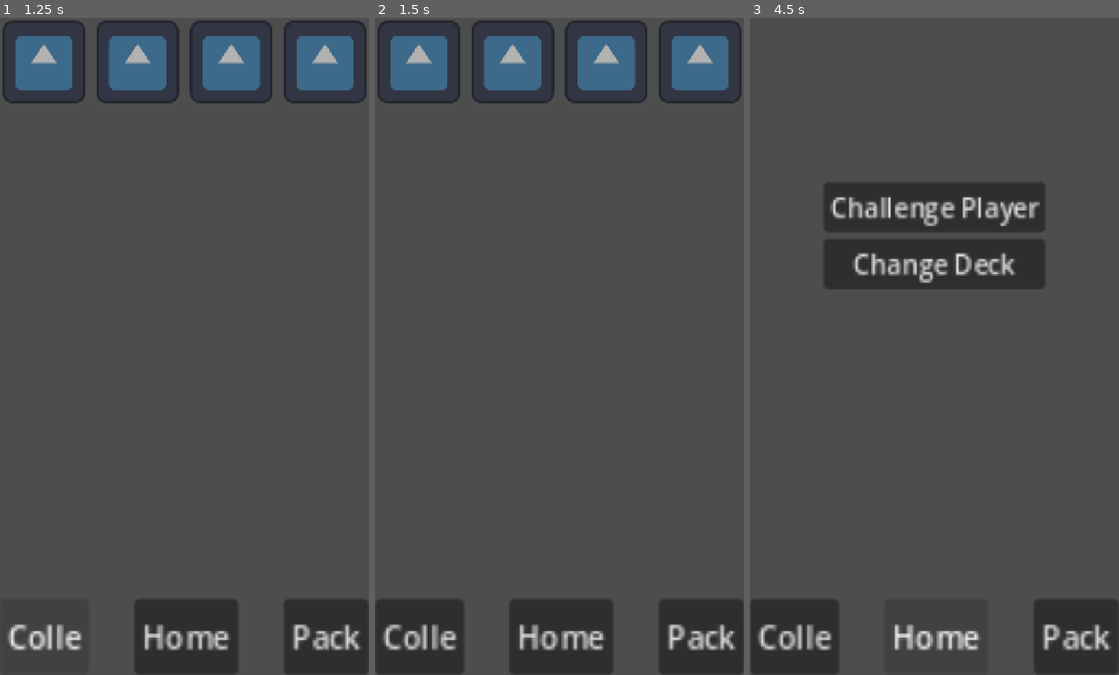
Above: before the commit, frames 1-3 (left to right).
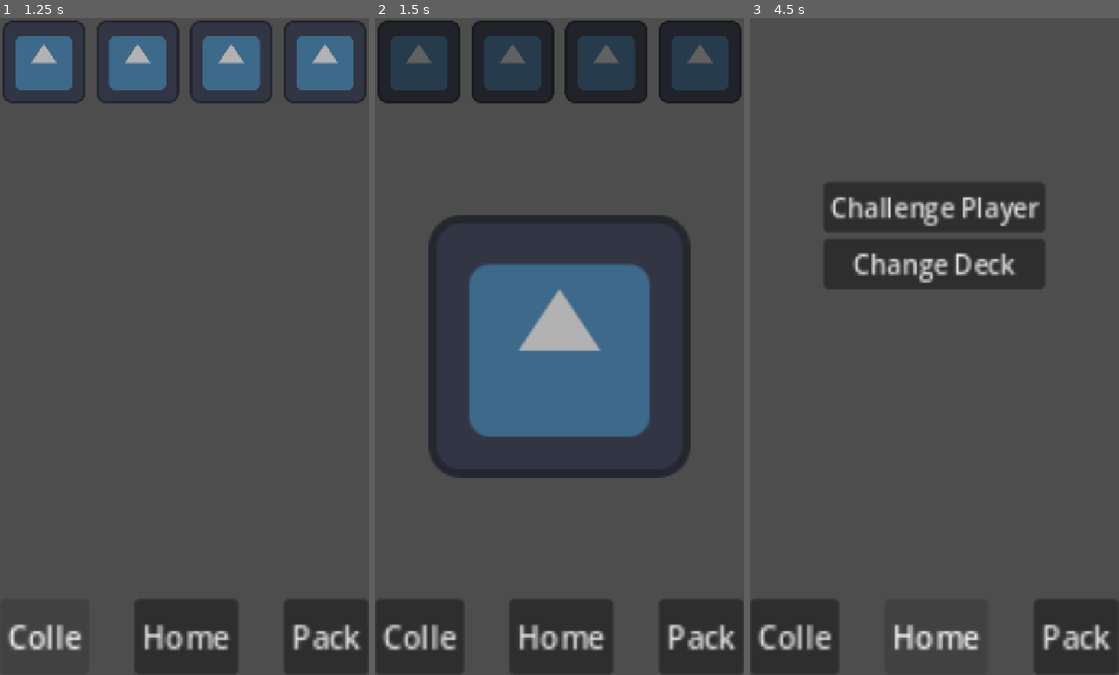
Above: after the commit, the same moments.

Repository: Simon-Kahre/nTCG
Game: Godot game, scene res://scenes/testingEnv.tscn
Same seed, same stepped clock (60 frames per second), same inputs: the game is played once before the commit and once after it.
Inputs (mouse positions are in pixels of both pictures, inside the frame that each line leads up to):
- Up to frame 1 (1.25 s): click "Colle" at 0.5 s
- Up to frame 2 (1.5 s): click (419, 63) at 1.27 s
- Up to frame 3 (4.5 s): click (886, 63) at 2.02 s; click (982, 63) at 2.77 s; click (1074, 63) at 3.52 s; click "Home" at 4.25 s

Frame 1 is identical in both runs. In frame 2, 38% of the frame differs, in the area x 1-99%, y 0-70%; in frame 3, nothing differs.

Commit message:
Make card enlarge when clicked/inspected

Diff:
--- a/trading-card-game/scripts/collection.gd
+++ b/trading-card-game/scripts/collection.gd
@@ -4,6 +4,8 @@
 var pressColor: StyleBoxFlat = preload("res://assets/styleBox/collectionButton.tres")
 var emptyColor: StyleBoxEmpty = preload("res://assets/styleBox/collectionButtonEmpty.tres")
 @onready var grid: GridContainer = $GridContainer
+
+var inspecting: bool = false
 
 func _ready() -> void:
 	allCards = get_parent().allCards
@@ -13,14 +15,14 @@
 		var createdCard = card.instantiate()
 		var sprite: Sprite2D = createdCard.get_child(0)
 		var button = Button.new()
-		if not card in collectedCards:
-			button.add_theme_color_override("icon_normal_color", Color(0.8,0.8,0.8,0.8 ))
-			button.add_theme_color_override("icon_hover_color", Color(0.8,0.8,0.8,0.8 ))
-			button.add_theme_color_override("icon_pressed_color", Color(0.8,0.8,0.8,0.8 ))
+		if card in collectedCards:
+			set_icon_colors(button, 1)
+		else:
+			set_icon_colors(button, 0.8)
+
 		button.set_button_icon(sprite.texture)
 
 		override_styleboxes(button)
-		button.add_theme_stylebox_override("pressed", pressColor)
 		button.pressed.connect(enlarge_icon.bind(button))
 		self.get_child(0).add_child(button)
 		createdCard.queue_free()
@@ -29,13 +31,38 @@
 	var screenSize = get_viewport_rect()
 	grid.scale = Vector2(screenSize.end[0]/gridSizeX, screenSize.end[0]/gridSizeX)
 
+func set_icon_colors(button: Button, color: float):
+	button.add_theme_color_override("icon_normal_color", Color(color,color,color,color))
+	button.add_theme_color_override("icon_hover_color", Color(color,color,color,color))
+	button.add_theme_color_override("icon_pressed_color", Color(color,color,color,color))
+	button.add_theme_color_override("icon_disabled_color", Color(color-0.4,color-0.4,color-0.4,color))
+
 func override_styleboxes(button: Button):
 	button.add_theme_stylebox_override("pressed", pressColor)
 	button.add_theme_stylebox_override("hover", emptyColor)
 	button.add_theme_stylebox_override("normal", emptyColor)
+	button.add_theme_stylebox_override("disabled", emptyColor)
 
 func enlarge_icon(button: Button):
-	var sprite = Sprite2D.new()
-	sprite.texture = button.icon
-	var color = button.get_theme_color("icon_normal_color")
-	print(color)
+	if not inspecting:
+		inspecting = true
+		var sprite = Sprite2D.new()
+		sprite.texture = button.icon
+		var color = button.get_theme_color("icon_normal_color")
+		print(color)
+		sprite.modulate = color
+		sprite.global_position = get_viewport_rect().end/2
+		sprite.scale = Vector2.ONE * 4
+		sprite.name = "Large Card"
+		for child in grid.get_children():
+			child.disabled = true
+
+		self.add_child(sprite)
+
+func _unhandled_input(event: InputEvent) -> void:
+	if event is InputEventMouseButton:
+		if event.pressed and event.button_index == 1 and inspecting:
+			inspecting = false
+			for child in grid.get_children():
+				child.disabled = false
+			get_node("Large Card").queue_free()
--- a/trading-card-game/scripts/player.gd
+++ b/trading-card-game/scripts/player.gd
@@ -5,6 +5,8 @@
 @export var cards: Array[PackedScene]
 var allCards: Array[PackedScene]
 var collectedCards = {}
+
+var currentDeck: Array[PackedScene]
 
 func load_player() -> void:
 	allCards = get_parent().allCards
@@ -14,5 +16,3 @@
 
 	for card in cards:
 		collectedCards[card] += 1
-		var createdCard = card.instantiate()
-		#self.add_child(createdCard)
